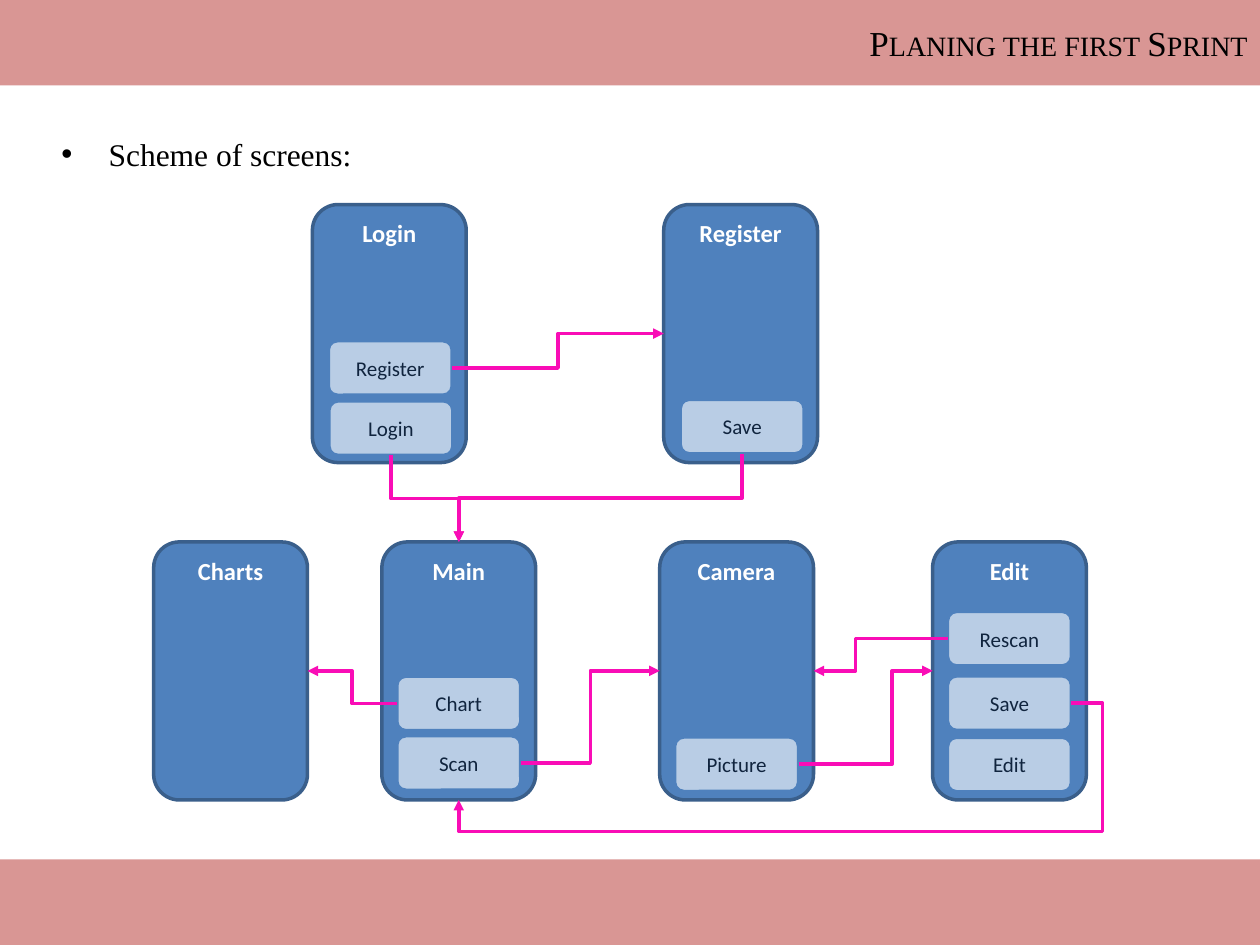
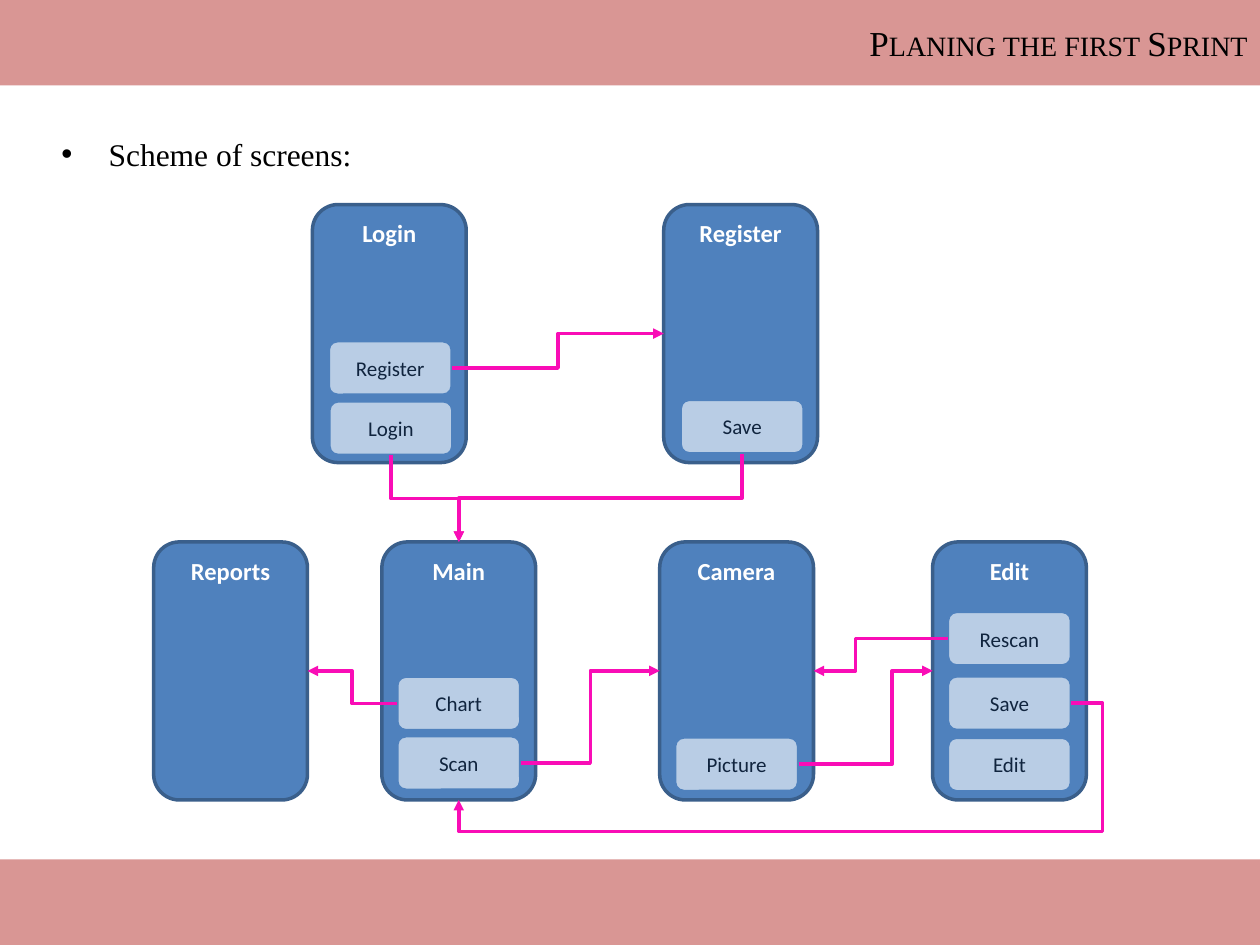
Before and after one commit to ThomasRoehl/ShopAdmin, a slide deck: slide 23 of Dokumentation/ShopAdmin_slidecollection.pptx. Drawn at 1260x945 pixels with LibreOffice and Linux fonts; fonts in the diff are those of the drawing. Boxes give left, top, right and bottom in pixels: in the first picture for what was removed or moved away, otherwise in the second. Text is boxed around its words. In the diff, an @@ line names an element or a change of style, - is before the commit and + after.

```diff
--- a/Dokumentation/ShopAdmin_slidecollection.pptx
+++ b/Dokumentation/ShopAdmin_slidecollection.pptx
@@ text in rounded rectangle at (x1=191, y1=564, x2=270, y2=584): text changed @@
-Charts
+Reports
```
Also in this commit, not shown: 4 slides added, 2 other files.
